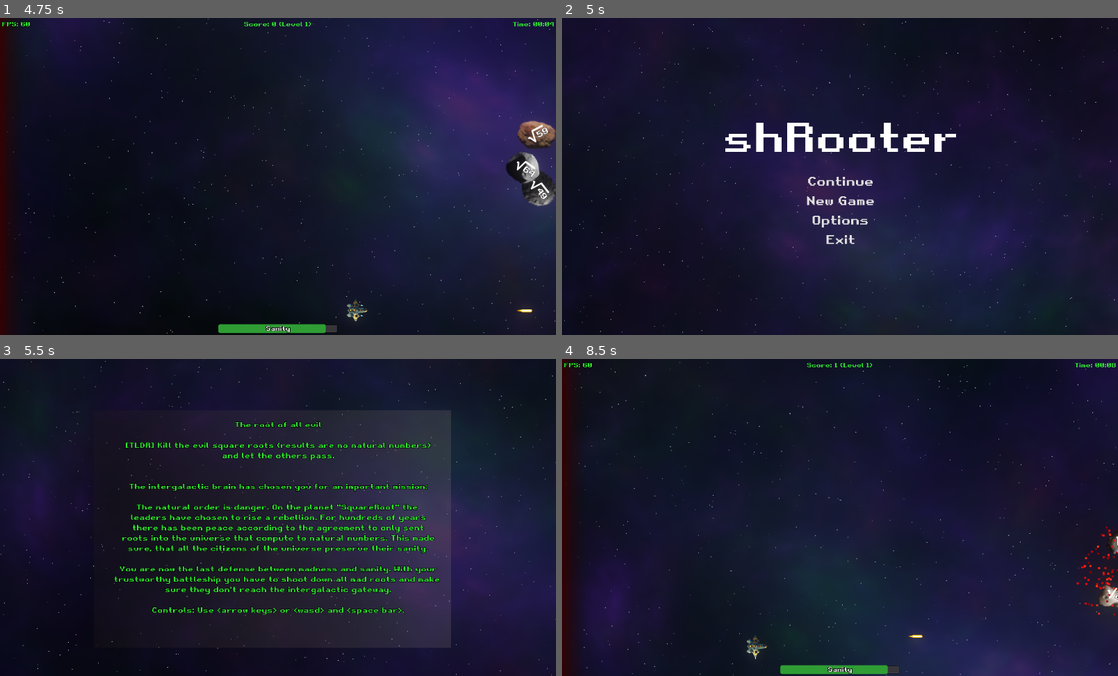
Above: before the commit, frames 1-4 (two rows, left to right).
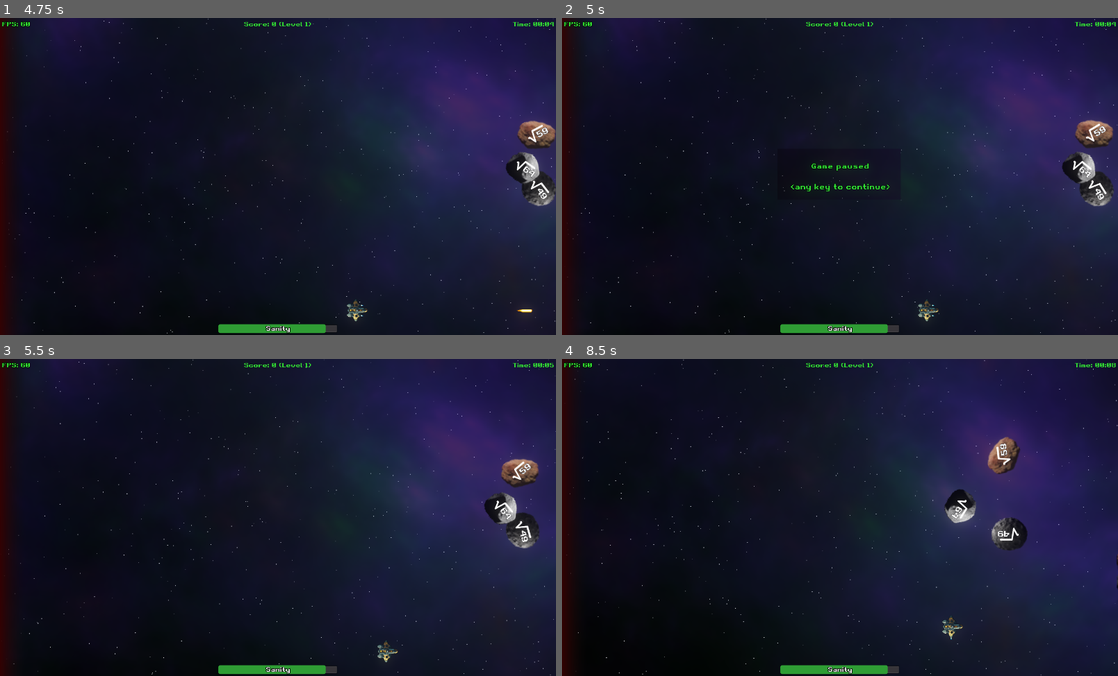
Above: after the commit, the same moments.

Repository: gingerr/ggj-2023-roots-one
Game: Godot game, scene res://MainMenu.tscn
Same seed, same stepped clock (60 frames per second), same inputs: the game is played once before the commit and once after it.
Inputs (mouse positions are in pixels of both pictures, inside the frame that each line leads up to):
- Up to frame 1 (4.75 s): click "New Game" at 0.5 s; tap Enter at 1.25 s; hold Right (ui_right) 1.28-2.03 s; tap Space at 1.52, 2.27, 3.77, 4.52 s; hold Down (ui_down) 2.03-2.78 s; hold Right (ui_right) 2.78-3.53 s; hold Up (ui_up) 3.53-4.28 s; hold Left (ui_left) from 4.28 s (still down)
- Up to frame 2 (5 s): keep holding Left (ui_left); tap Escape at 4.9 s
- Up to frame 3 (5.5 s): release Left (ui_left) at 5 s; click (278, 542) at 5 s, where only the run before the commit has a clickable "New Game"
- Up to frame 4 (8.5 s): hold Left (ui_left) 5.78-6.53 s; tap Space at 6.02, 7.52, 8.27 s; hold Down (ui_down) 6.53-7.28 s; hold Right (ui_right) 7.28-8.03 s; hold Up (ui_up) from 8.03 s (still down)

Frame 1 is identical in both runs. In frame 2, 39% of the frame differs, in the area x 0-100%, y 0-100%; in frame 3, 27%; in frame 4, 32%.

Commit message:
.

Diff:
--- a/EnemyRoot.tscn
+++ b/EnemyRoot.tscn
@@ -15,6 +15,7 @@
 
 [node name="EnemyRoot" type="Area2D"]
 scale = Vector2( 0.05, 0.05 )
+z_index = -1
 script = ExtResource( 6 )
 
 [node name="Asteroid" type="Sprite" parent="."]
--- a/Game.gd
+++ b/Game.gd
@@ -44,7 +44,6 @@
 
 func _input(event: InputEvent) -> void:
 	if event is InputEventKey and event.pressed and event.scancode == KEY_ESCAPE:
-#		get_tree().quit()
 		Input.set_mouse_mode(Input.MOUSE_MODE_VISIBLE)
 		get_tree().paused = true
-		get_tree().change_scene("res://MainMenu.tscn")
+		$PauseScreen.visible = true
--- a/Game.tscn
+++ b/Game.tscn
@@ -6,6 +6,7 @@
 [ext_resource path="res://DeathZone.gd" type="Script" id=4]
 [ext_resource path="res://BackgroundLayer.tscn" type="PackedScene" id=5]
 [ext_resource path="res://BloomyWorld.tscn" type="PackedScene" id=6]
+[ext_resource path="res://PauseScreen.tscn" type="PackedScene" id=7]
 
 [sub_resource type="CanvasItemMaterial" id=2]
 
@@ -45,3 +46,9 @@
 shape = SubResource( 1 )
 
 [node name="WorldEnvironment" parent="." instance=ExtResource( 6 )]
+
+[node name="PauseScreen" parent="." instance=ExtResource( 7 )]
+pause_mode = 2
+visible = false
+margin_right = 1400.0
+margin_bottom = 800.0
--- a/Intro.gd
+++ b/Intro.gd
@@ -10,8 +10,6 @@
 	if event.get('pressed') and event.pressed:
 		get_tree().change_scene("res://Game.tscn")
 
-	pass
-
 func load_text_file(path):
 	var f = File.new()
 	var err = f.open(path, File.READ)
--- /dev/null
+++ b/PauseScreen.gd
@@ -0,0 +1,11 @@
+extends Node
+
+func _ready():
+	var node: Label = get_node('%Label')
+	Utils.default_font_color(node)
+
+func _input(event: InputEvent):
+	if self.visible && event.get('pressed') and event.pressed:
+		get_tree().paused = false;
+		self.visible = false
+		get_tree().set_input_as_handled()
--- /dev/null
+++ b/PauseScreen.tscn
@@ -0,0 +1,56 @@
+[gd_scene load_steps=7 format=2]
+
+[ext_resource path="res://resources/retro-gaming.ttf" type="DynamicFontData" id=1]
+[ext_resource path="res://PauseScreen.gd" type="Script" id=2]
+
+[sub_resource type="CanvasItemMaterial" id=4]
+
+[sub_resource type="Gradient" id=2]
+colors = PoolColorArray( 0.144531, 0.110092, 0.110092, 1, 0.480469, 0.437302, 0.437302, 1 )
+
+[sub_resource type="GradientTexture2D" id=3]
+gradient = SubResource( 2 )
+width = 900
+height = 600
+use_hdr = true
+
+[sub_resource type="DynamicFont" id=1]
+size = 18
+outline_size = 1
+outline_color = Color( 0, 0, 0, 1 )
+font_data = ExtResource( 1 )
+
+[node name="CenterContainer" type="CenterContainer"]
+anchor_right = 1.0
+anchor_bottom = 1.0
+size_flags_horizontal = 3
+size_flags_vertical = 3
+script = ExtResource( 2 )
+
+[node name="VBoxContainer" type="VBoxContainer" parent="."]
+margin_left = 650.0
+margin_top = 400.0
+margin_right = 902.0
+margin_bottom = 475.0
+size_flags_horizontal = 3
+size_flags_vertical = 3
+
+[node name="Sprite" type="Sprite" parent="VBoxContainer"]
+self_modulate = Color( 0.14902, 0.00784314, 0.278431, 0.396078 )
+material = SubResource( 4 )
+position = Vector2( 124, 32 )
+scale = Vector2( 0.344028, 0.214167 )
+texture = SubResource( 3 )
+
+[node name="Label" type="Label" parent="VBoxContainer"]
+unique_name_in_owner = true
+margin_right = 252.0
+margin_bottom = 75.0
+size_flags_horizontal = 3
+size_flags_vertical = 7
+custom_fonts/font = SubResource( 1 )
+text = "Game paused
+
+<any key to continue>"
+align = 1
+valign = 1
Not shown: 1 places in Game.tscn that only renumber resources
